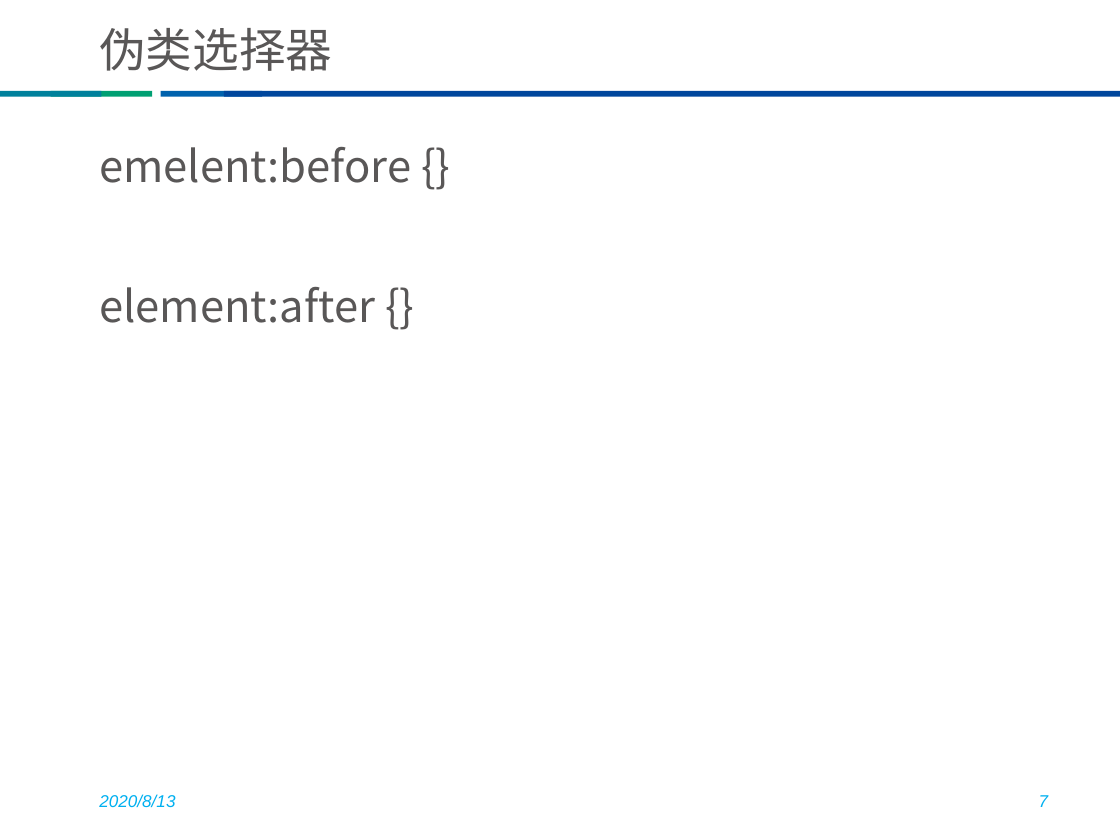
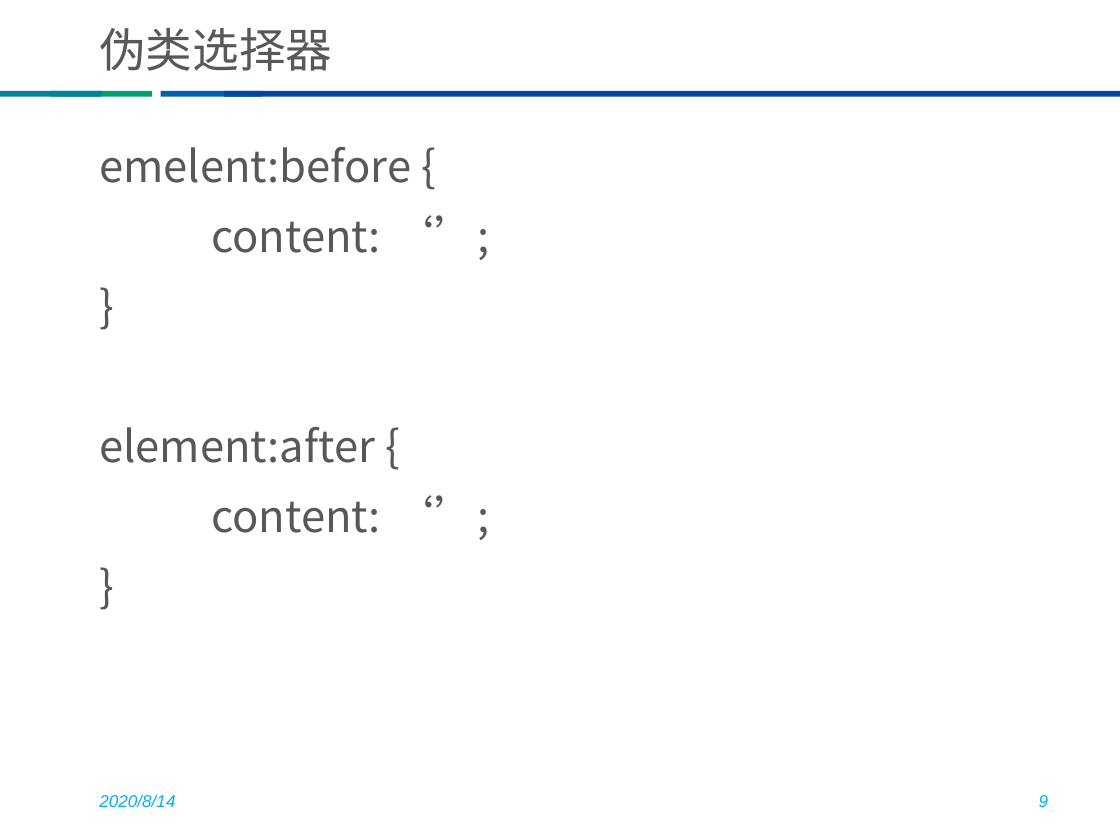
Before and after one commit to he8hepeng/thunisoftCli3, a slide deck: slide 9 of css教案（修改版）.pptx (slide 7 before the commit). Drawn at 1120x840 pixels with LibreOffice and Linux fonts; fonts in the diff are those of the drawing; background and template pictures are left out. Boxes give left, top, right and bottom in pixels: in the first picture for what was removed or moved away, otherwise in the second. Text is boxed around its words. In the diff, an @@ line names an element or a change of style, - is before the commit and + after.

```diff
--- a/css教案（修改版）.pptx
+++ b/css教案（修改版）.pptx
@@ text at box(99, 147, 411, 533): text changed @@
-emelent:before {}
-element:after {}
+emelent:before {
+content: ‘’;
+}
+element:after {
+content: ‘’;
+}
@@ text at box(99, 794, 175, 807): text changed @@
-2020/8/13
+2020/8/14
@@ page number at box(1039, 795, 1049, 807): text changed @@
-7
+9
```
Also in this commit, not shown: 11 other slides changed, 2 slides added, 2 slides removed, 10 other files.
